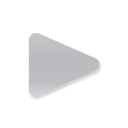
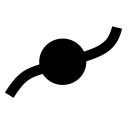
Layers edited between the first and the second 128x128 image:
hid group "start" (1 layers) over [29, 33, 99, 96]
hid "Vector Smart Object" (1st of 2, in "start") over [29, 33, 99, 96]
added group "marker" with 1 layers above "Background" over [5, 26, 122, 98]
added layer "Vector Smart Object" (2nd of 2, in "marker") in group "marker" over [5, 26, 122, 98]
